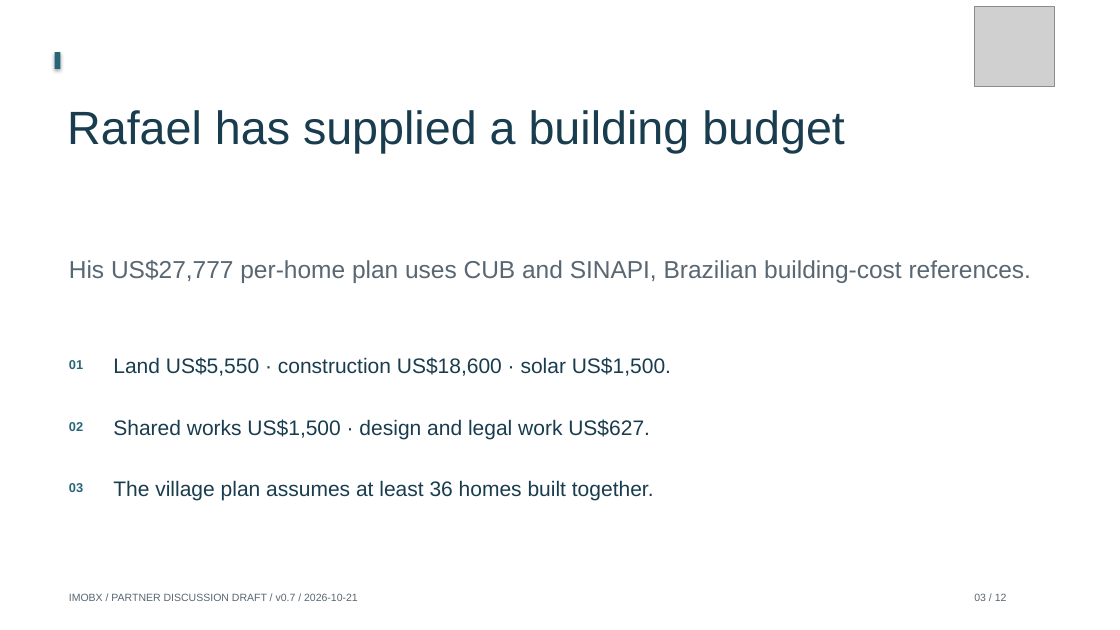
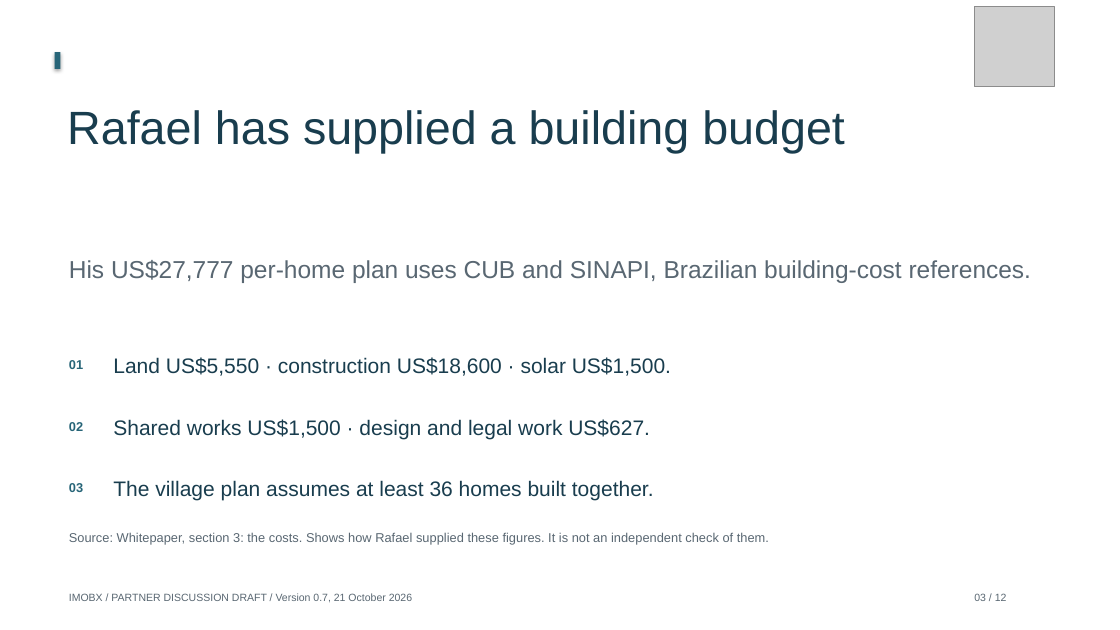
Before and after one commit to Siah-kin/imobx-website, a slide deck: slide 3 of pitchdeck.pptx. Drawn at 1120x630 pixels with LibreOffice and Linux fonts; fonts in the diff are those of the drawing; grey boxes stand for pictures. Boxes give left, top, right and bottom in pixels: in the first picture for what was removed or moved away, otherwise in the second. Text is boxed around its words. In the diff, an @@ line names an element or a change of style, - is before the commit and + after.

```diff
--- a/pitchdeck.pptx
+++ b/pitchdeck.pptx
@@ text added at box(69, 532, 769, 544), 11 pt, text #596772 @@
+Source: Whitepaper, section 3: the costs. Shows how Rafael supplied these figures. It is not an independent check of them.
@@ text at box(69, 593, 412, 602): text changed @@
-IMOBX / PARTNER DISCUSSION DRAFT / v0.7 / 2026-10-21
+IMOBX / PARTNER DISCUSSION DRAFT / Version 0.7, 21 October 2026
```
Also in this commit, not shown: 11 other slides changed, 32 other files.
